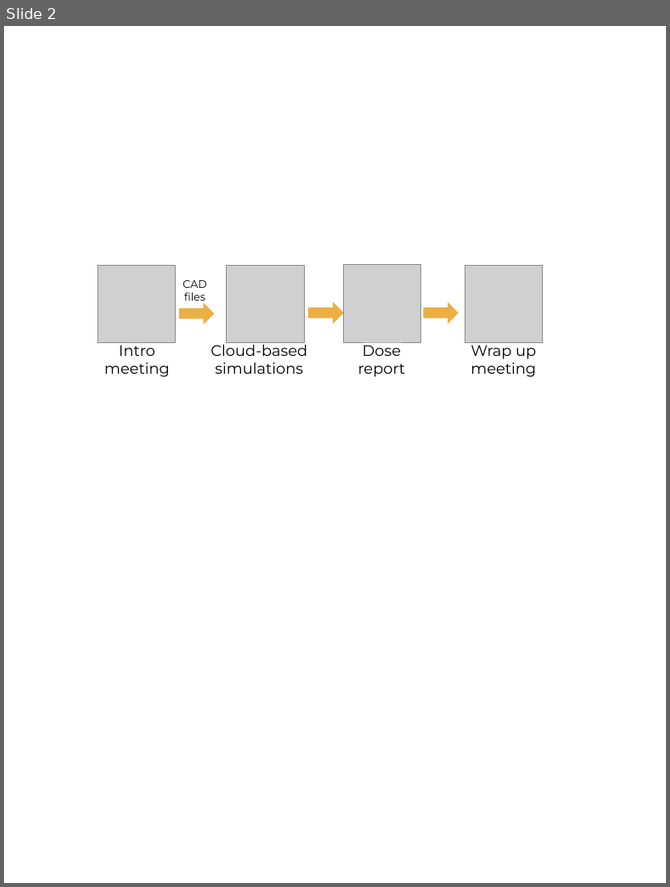
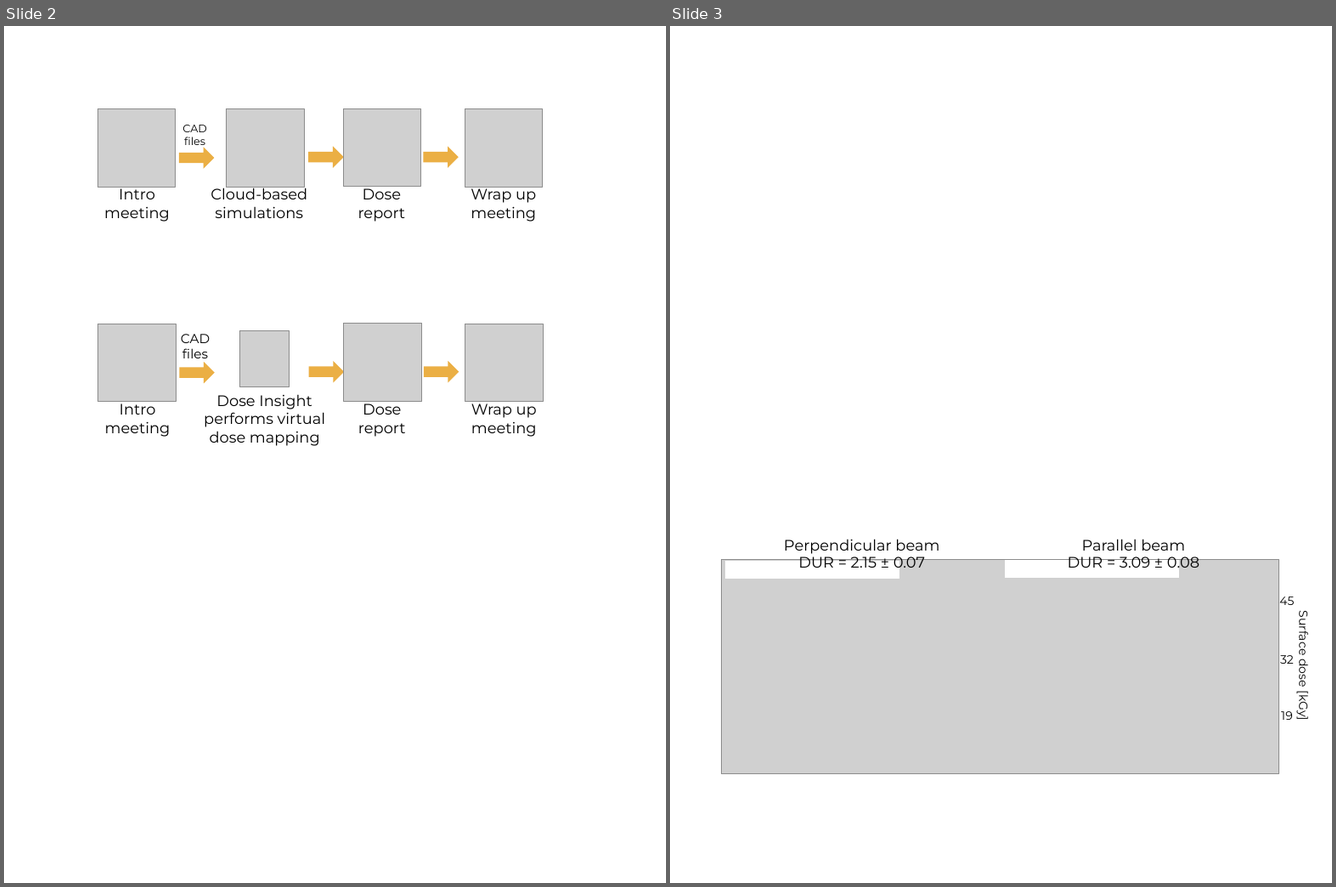
Before and after one commit to trtprojects/trtprojects.github.io, a slide deck: images/Images.pptx. Shown side by side, each under a label of ours: slide 2 before the commit, slides 2 and 3 after it. The pictures are 670x887 and 1336x887 pixels, drawn with LibreOffice and Linux fonts; fonts in the diff are those of the drawing; grey boxes stand for pictures. Boxes give left, top, right and bottom in pixels: in the first picture for what was removed or moved away, otherwise in the second. Text is boxed around its words. In the diff, an @@ line names an element or a change of style, - is before the commit and + after.

```diff
--- a/images/Images.pptx
+++ b/images/Images.pptx
@@ slide 3 added at [670, 26, 1332, 883], background #FFFFFF @@
@@ group added at [721, 539, 1313, 773]: 6 texts, 2 rectangles, 1 picture @@
+Perpendicular beam
+DUR = 2.15 ± 0.07
+Parallel beam
+DUR = 3.09 ± 0.08
+Surface dose [kGy]
+19
+32
+45
@@ slide 2 changed as well @@
@@ 5 texts, 4 pictures, 3 right arrows: place and size @@
-5 texts, 4 pictures, 3 right arrows at [98, 264, 543, 377]
+5 texts, 4 pictures, 3 right arrows at [98, 108, 543, 222]
@@ group added at [98, 324, 543, 446]: 5 texts, 4 pictures, 3 right arrows @@
+Wrap up meeting
+CAD files
+Intro meeting
+Dose report
+Dose Insight performs virtual dose mapping
```
Also in this commit, not shown: 1 other slide changed, 10 other files.
